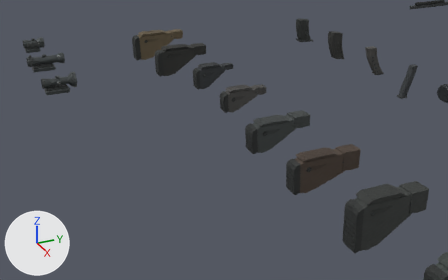
What one commit did to the Blender file art-source/weapon-upgrades/weapon-upgrades.blend.
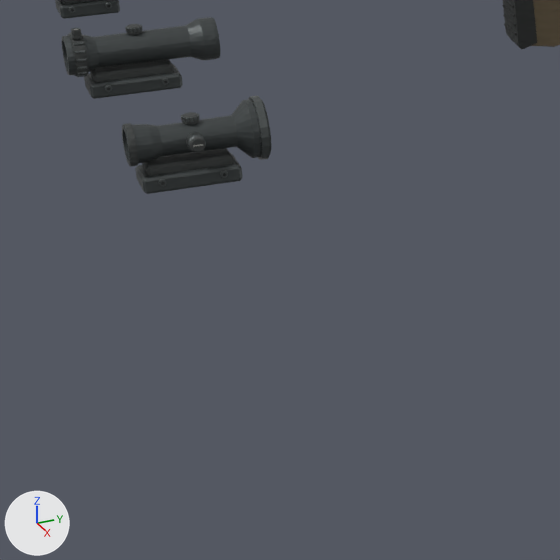
There are two pictures of each version: one from a 50 mm camera at (4.634, -6.34, 1.303) aimed at (1.831, -5.079, -0.099), one close up on the part from 3% to 33% of the width and 17% to 66% of the height. The lights are fixed; the arrows at lower left show +X, +Y and +Z. The older version's two pictures come first.

Objects in the first close-up: 'prism-2_Shared_Housing', 'stable-stock_ar416_Frame', 'tactical-3_Shared_Housing', 'variable-12_Shared_Housing'.
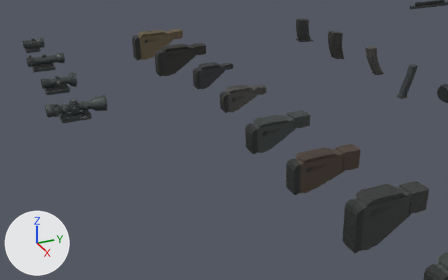
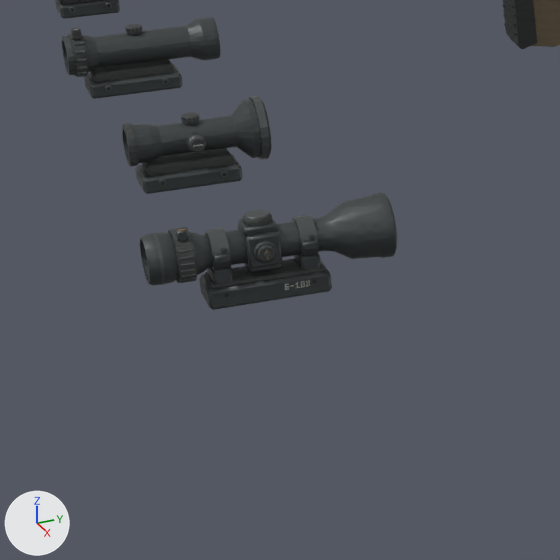
The change, as a list of edits to the scene's bpy script:
```text
Add me_horizon_610_shared_housing:
    me_horizon_610_shared_housing.from_pydata(...)  # 5040 vertices, 4276 faces; spans x -0.045..0.045, y -0.139..0.181, z -0.004..0.109
    me_horizon_610_shared_housing.polygons.foreach_set('use_smooth', [True] * 4276)
    me_horizon_610_shared_housing.materials.append(mat_coated_alloy_and_molded_polymer)
Add ob_horizon_610_shared_housing:
    ob_horizon_610_shared_housing = bpy.data.objects.new('horizon-610_Shared_Housing', me_horizon_610_shared_housing)
    ob_horizon_610_shared_housing.parent = ob_horizon_610_shared
    ob_horizon_610_shared_housing.location = (0.0, 0.0, 0.0)
Add ob_horizon_610_shared:
    ob_horizon_610_shared = bpy.data.objects.new('horizon-610_Shared', None)
    ob_horizon_610_shared.location = (1.44, -5.8, 0.0)
```

Location of each change, (x1, y1, x2, y2) in pixels of the close-ups (560 x 560 px):
'horizon-610_Shared_Housing', added: after (140, 192, 397, 310)
